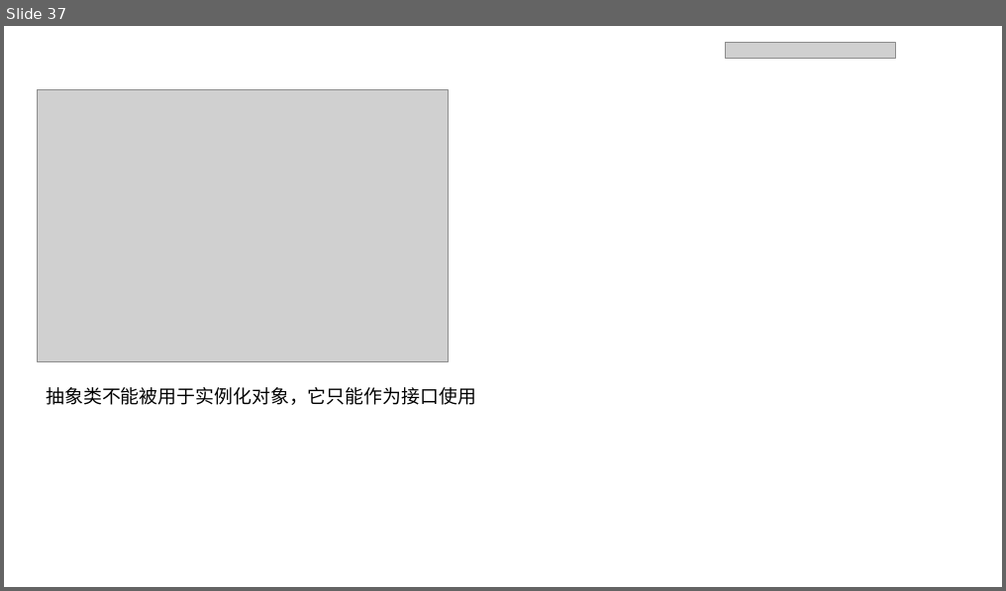
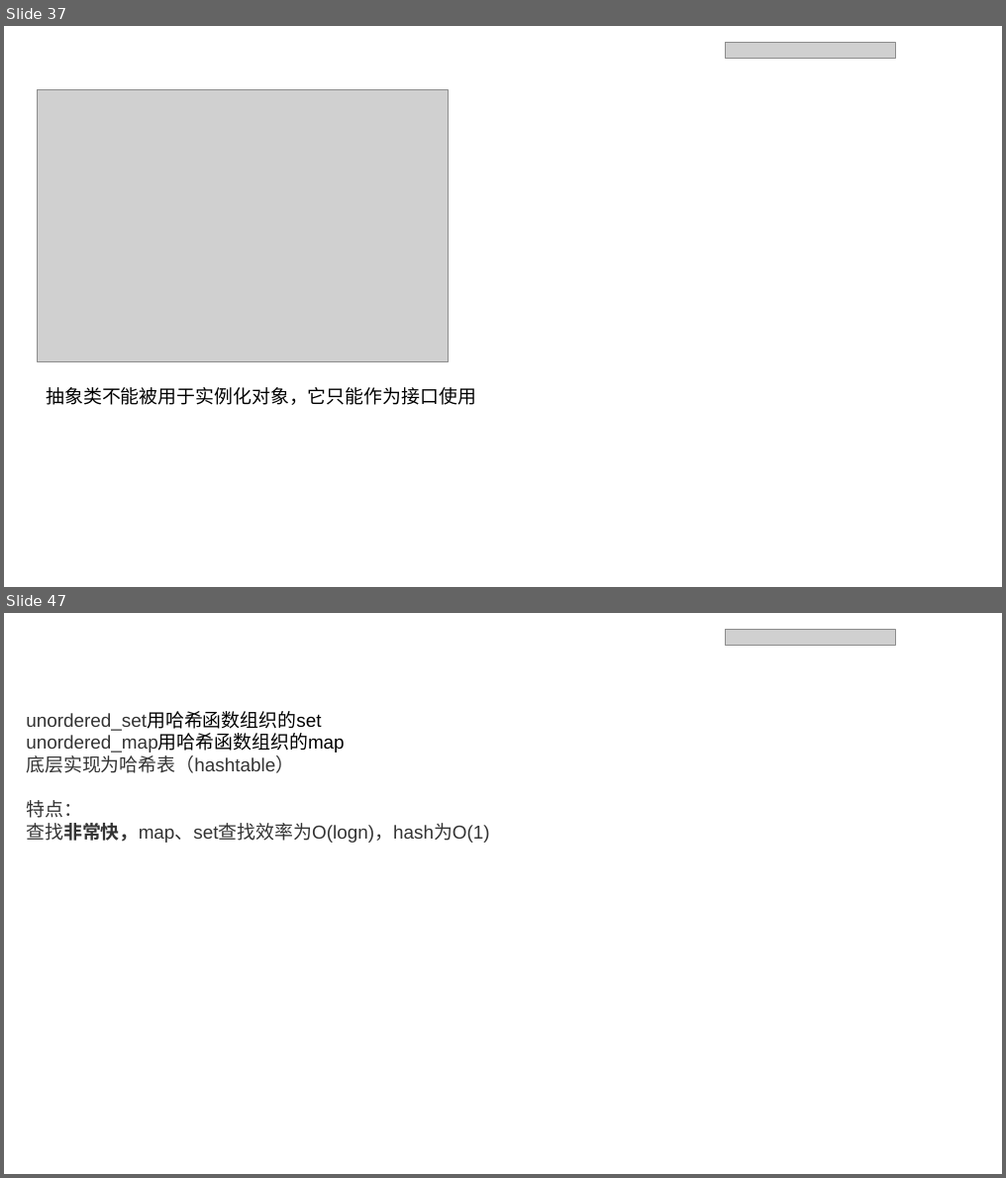
Before and after one commit to IIIcecream/CloudCPluasPlus, a slide deck: C++基础.pptx. Shown one above the other, each under a label of ours: slide 37 before the commit, slides 37 and 47 after it; the slides between them are not shown. The pictures are 1006x591 and 1006x1178 pixels, drawn with LibreOffice and Linux fonts; fonts in the diff are those of the drawing; grey boxes stand for pictures; background and template pictures are left out. Boxes give left, top, right and bottom in pixels: in the first picture for what was removed or moved away, otherwise in the second. Text is boxed around its words. In the diff, an @@ line names an element or a change of style, - is before the commit and + after.

```diff
--- a/C++基础.pptx
+++ b/C++基础.pptx
@@ slide 47 added at <box>4,613,1002,1174</box>, background picture (left out) @@
@@ text added at <box>19,627,311,657</box>, 18 pt, text #FFFFFF @@
+STL-hash
@@ picture added at <box>726,629,896,646</box> @@
@@ text added at <box>896,615,1000,653</box>, 18 pt, text #FFFFFF @@
+· GTJ2018
@@ text added at <box>26,712,489,843</box>, 18 pt, text #333333 @@
+unordered_set用哈希函数组织的set
+unordered_map用哈希函数组织的map
+底层实现为哈希表（hashtable）
+特点：
+查找非常快，map、set查找效率为O(logn)，hash为O(1)
```
Also in this commit, not shown: 2 slides changed, 11 other slides added, 1 other file.
